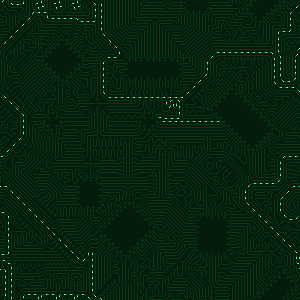
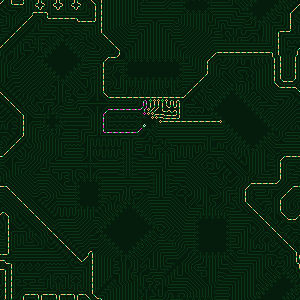
Revision of a layered 300×300 image; what changed, layer by layer:
painted on "frame 6" over [103, 99, 177, 133]
showed "animated paths", painted on it over [0, 0, 300, 300]
